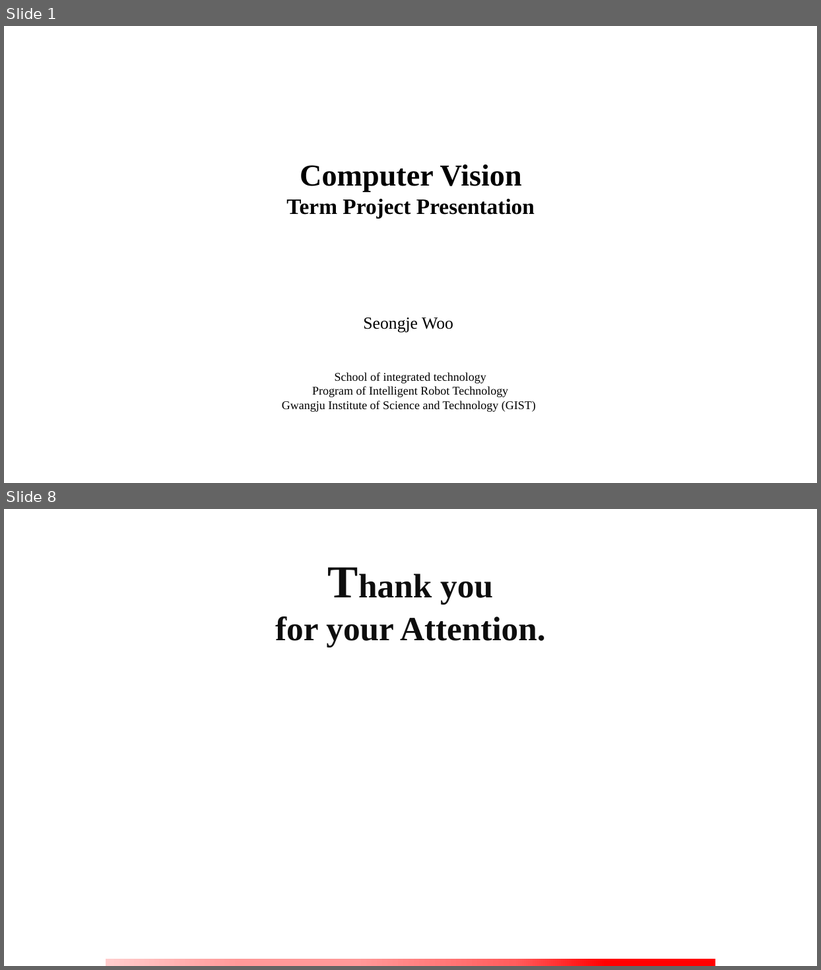
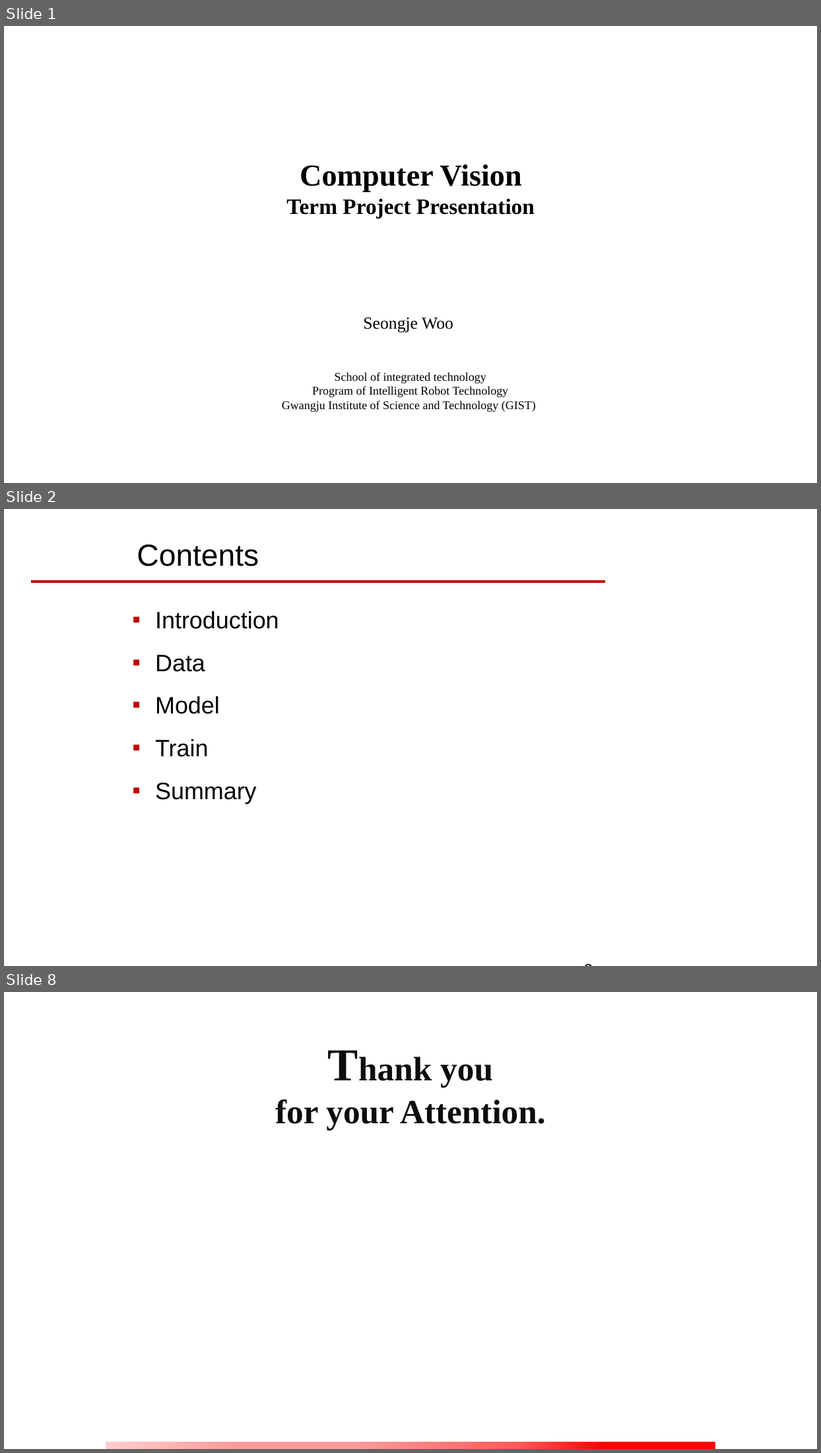
Before and after one commit to goseongje/cv_term_project, a slide deck: TermProject_20201149_SeongjeWoo.pptx. Shown one above the other, each under a label of ours: slides 1 and 8 before the commit, slides 1, 2 and 8 after it; the slides between them are not shown. The pictures are 821x970 and 821x1453 pixels, drawn with LibreOffice and Linux fonts; fonts in the diff are those of the drawing; background and template pictures are left out. Boxes give left, top, right and bottom in pixels: in the first picture for what was removed or moved away, otherwise in the second. Text is boxed around its words. In the diff, an @@ line names an element or a change of style, - is before the commit and + after.

```diff
--- a/TermProject_20201149_SeongjeWoo.pptx
+++ b/TermProject_20201149_SeongjeWoo.pptx
@@ slide 2 added at (x1=4, y1=509, x2=817, y2=966), background picture (left out) @@
@@ text added at (x1=137, y1=544, x2=259, y2=566), 36 pt, text #000000 @@
+Contents
@@ line added from (31, 582) to (605, 582), #C00000 3 pt @@
@@ text added at (x1=155, y1=611, x2=279, y2=804), 28 pt, text #000000 @@
+▪ Introduction
+▪ Data
+▪ Model
+▪ Train
+▪ Summary
@@ page number added at (x1=579, y1=956, x2=762, y2=966), 18 pt, text #000000 @@
+2
```
Also in this commit, not shown: 5 other slides added, 6 slides removed, 3 other files.
